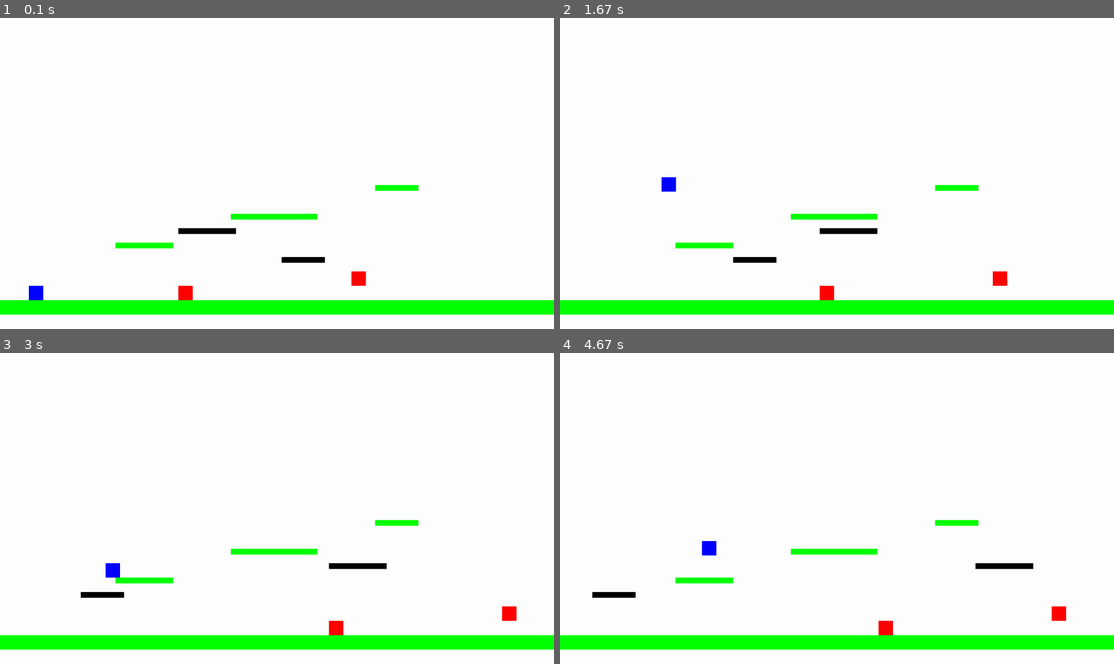
Above: before the commit, frames 1-4 (two rows, left to right).
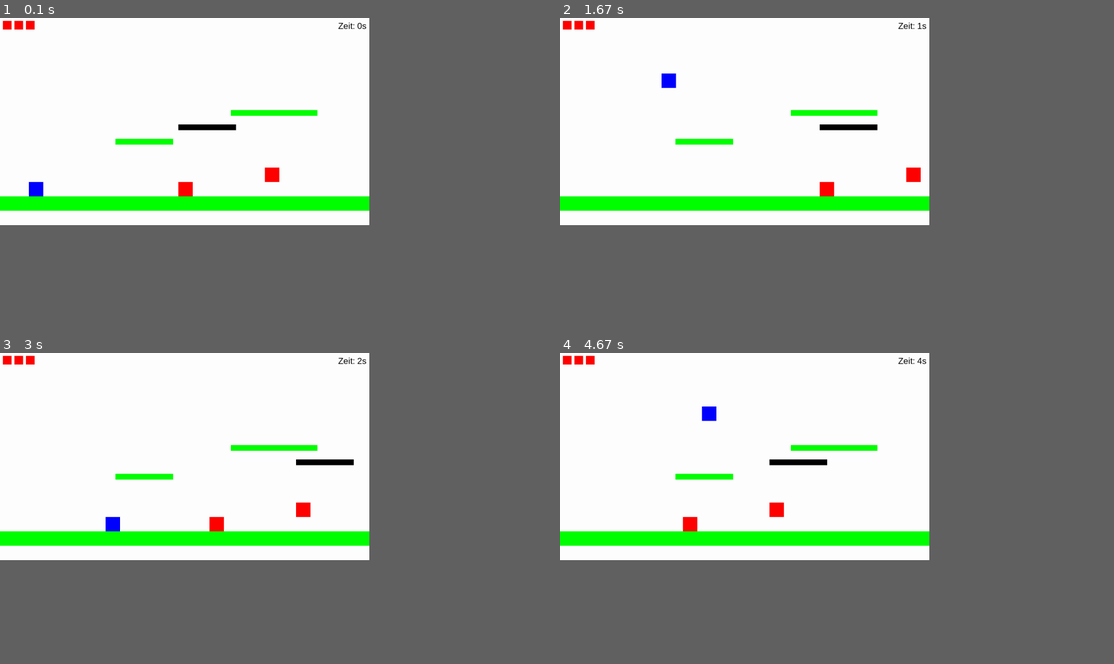
Above: after the commit, the same moments.

Repository: notacodes/M431-PyGame
Game: pygame game, started from main.py
Two runs of this game, one before a commit and one after it. Both use one fixed random seed, a clock stepped at 60 frames per second and the inputs below.
Inputs:
- Up to frame 1 (0.1 s): no input
- Up to frame 2 (1.67 s): hold Right 0.33-0.8 s; hold Right 0.83-1.3 s; tap Space at 0.9, 1.2, 1.4 s; hold Left from 1.33 s (still down)
- Up to frame 3 (3 s): tap Space at 1.7, 1.97, 2.27, 2.4, 2.7 s; release Left at 1.87 s; hold Left 1.9-2.3 s; hold Right 2.33-2.97 s
- Up to frame 4 (4.67 s): hold Left 3-3.47 s; tap Space at 3.07, 3.37, 3.57, 3.87, 4.07, 4.37, 4.57 s; hold Right 3.5-3.97 s; hold Right 4-4.47 s; hold Left from 4.5 s (still down)
In our replay, the window is 900x506 before the commit and 600x337 after it. These sizes can differ from the game's own. Grey fills any space a smaller window leaves; there, only what the larger window draws over its background counts as a difference.

The runs differ from the first frame. In frame 1, 11% of the frame differs, in the area x 0-100%, y 0-96%; in frame 2, 11%; in frame 3, 11%; in frame 4, 11%.

Commit message:
feat: add ui

Diff:
--- a/main.py
+++ b/main.py
@@ -5,15 +5,15 @@
 pygame.init()
 
 # Bildschirmgröße und Farben definieren
-WIDTH, HEIGHT = 1920, 1080
+WIDTH, HEIGHT = 1280, 720  # Flexible Größe, kleiner als Full-HD
 WHITE = (255, 255, 255)
 BLACK = (0, 0, 0)
 BLUE = (0, 0, 255)
 GREEN = (0, 255, 0)
 RED = (255, 0, 0)
 
-# Bildschirm erstellen
-screen = pygame.display.set_mode((WIDTH, HEIGHT))
+# Bildschirm erstellen (kein Fullscreen)
+screen = pygame.display.set_mode((WIDTH, HEIGHT), pygame.RESIZABLE)
 pygame.display.set_caption("Jump and Run")
 clock = pygame.time.Clock()
 
@@ -27,7 +27,7 @@
 # Gegner-Eigenschaften
 enemies = [
     pygame.Rect(600, HEIGHT - 150, 50, 50),
-    pygame.Rect(1200, HEIGHT - 200, 50, 50)
+    pygame.Rect(900, HEIGHT - 200, 50, 50)
 ]
 
 enemy_speed = 3
@@ -38,16 +38,33 @@
 
 # Plattformen: (bewegende und feste)
 platforms = [
-    pygame.Rect(0, HEIGHT - 100, WIDTH, 50),  # Boden jetzt bildschirmbreit
+    pygame.Rect(0, HEIGHT - 100, WIDTH, 50),  # Boden
     pygame.Rect(400, HEIGHT - 300, 200, 20),
-    pygame.Rect(800, HEIGHT - 400, 300, 20),
-    pygame.Rect(1300, HEIGHT - 500, 150, 20)
+    pygame.Rect(800, HEIGHT - 400, 300, 20)
 ]
 
 moving_platforms = [
-    {"rect": pygame.Rect(600, HEIGHT - 350, 200, 20), "speed": 3, "direction": 1},
-    {"rect": pygame.Rect(1000, HEIGHT - 250, 150, 20), "speed": 4, "direction": -1}
+    {"rect": pygame.Rect(600, HEIGHT - 350, 200, 20), "speed": 3, "direction": 1}
 ]
+
+# UI-Eigenschaften
+font = pygame.font.SysFont("Arial", 30)  # Kleinere Schrift für kompaktere Anzeige
+hearts = 3  # Anzahl der Leben
+start_time = pygame.time.get_ticks()
+
+# Funktionen für die Benutzeroberfläche
+def display_hearts():
+    """Zeigt die Lebensanzeige (Herzen) oben links an."""
+    heart_img = pygame.Surface((30, 30))  # Kleinere Herzen
+    heart_img.fill(RED)
+    for i in range(hearts):
+        screen.blit(heart_img, (10 + i * 40, 10))
+
+def display_timer():
+    """Zeigt den Timer oben rechts an."""
+    elapsed_time = (pygame.time.get_ticks() - start_time) // 1000
+    timer_text = font.render(f"Zeit: {elapsed_time}s", True, BLACK)
+    screen.blit(timer_text, (WIDTH - timer_text.get_width() - 10, 10))
 
 # Spiel-Loop
 running = True
@@ -58,6 +75,9 @@
     for event in pygame.event.get():
         if event.type == pygame.QUIT:
             running = False
+        elif event.type == pygame.VIDEORESIZE:  # Bildschirmgröße anpassen
+            WIDTH, HEIGHT = event.w, event.h
+            screen = pygame.display.set_mode((WIDTH, HEIGHT), pygame.RESIZABLE)
 
     # Spielerbewegung
     keys = pygame.key.get_pressed()
@@ -112,8 +132,10 @@
                 enemies.remove(enemy)
                 player_velocity_y = jump_strength  # Spieler springt erneut
             else:
-                print("Spieler getroffen!")
-                running = False
+                hearts -= 1  # Ein Leben verlieren
+                if hearts <= 0:
+                    print("Spieler hat alle Leben verloren!")
+                    running = False
 
     # Spieler am Bildschirmrand halten
     if player.x < 0:
@@ -138,6 +160,10 @@
     # Spieler zeichnen
     pygame.draw.rect(screen, BLUE, player)
 
+    # UI anzeigen
+    display_hearts()
+    display_timer()
+
     # Bildschirm aktualisieren
     pygame.display.flip()
     clock.tick(60)
